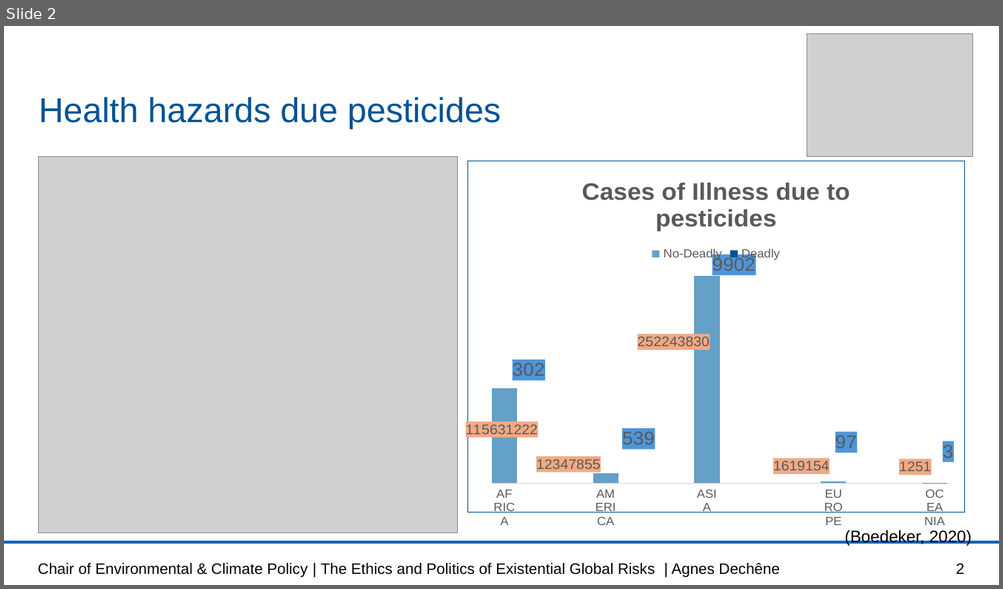
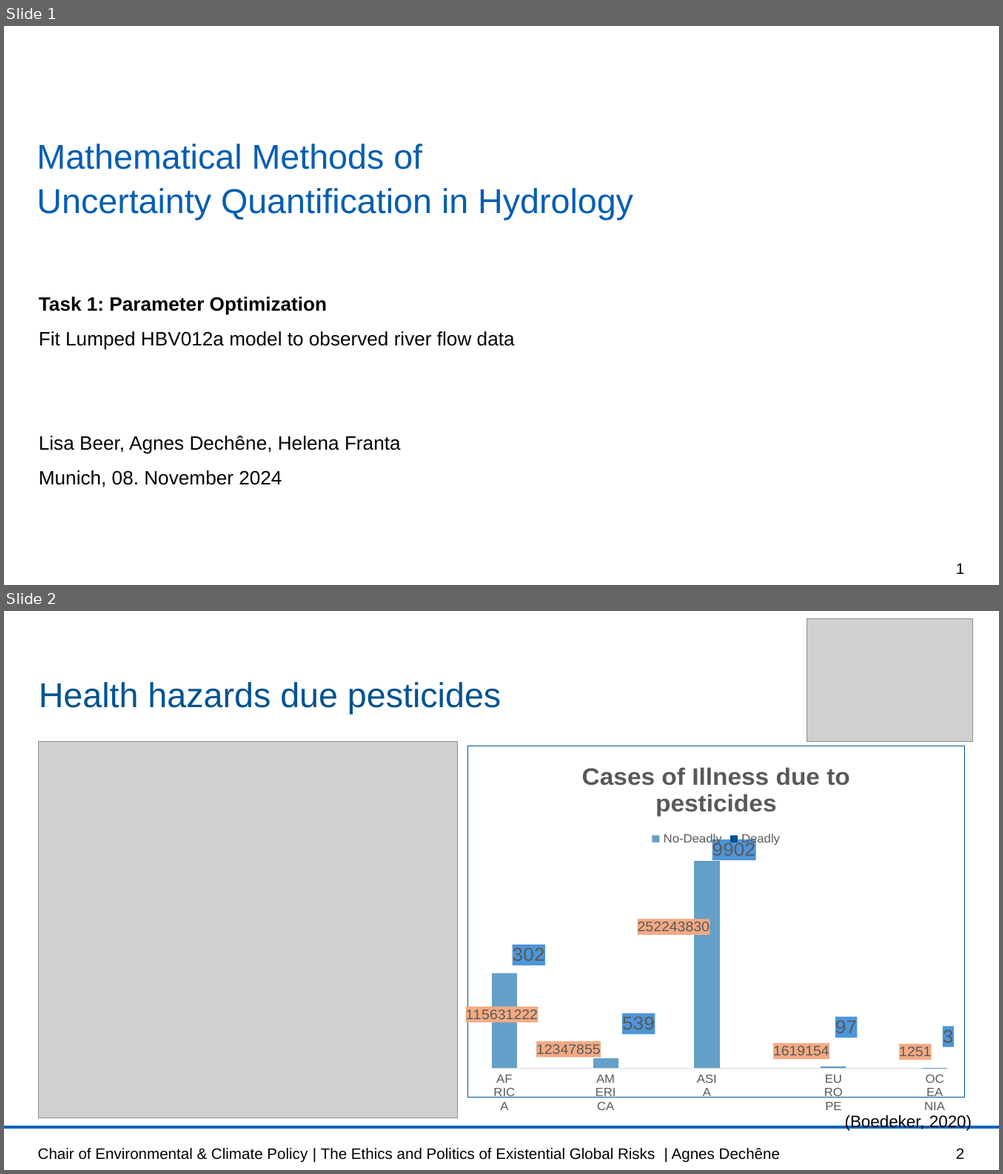
Before and after one commit to lisab00/UncertaintyQuantificationHydrology, a slide deck: MMUQ_task1.pptx. Shown one above the other, each under a label of ours: slide 2 before the commit, slides 1 and 2 after it. The pictures are 1003x589 and 1003x1174 pixels, drawn with LibreOffice and Linux fonts; fonts in the diff are those of the drawing; grey boxes stand for pictures; background and template pictures are left out. Boxes give left, top, right and bottom in pixels: in the first picture for what was removed or moved away, otherwise in the second. Text is boxed around its words. In the diff, an @@ line names an element or a change of style, - is before the commit and + after.

```diff
--- a/MMUQ_task1.pptx
+++ b/MMUQ_task1.pptx
@@ slide 1 added at [4, 26, 999, 585], background #FFFFFF @@
@@ title added at [37, 144, 633, 220], 25 pt, text #045EB2 @@
+Mathematical Methods of
+Uncertainty Quantification in Hydrology
@@ text added at [39, 297, 515, 488], 14 pt, text #000000 @@
+Task 1: Parameter Optimization
+Fit Lumped HBV012a model to observed river flow data
+Lisa Beer, Agnes Dechêne, Helena Franta
+Munich, 08. November 2024
@@ page number added at [956, 564, 964, 574], 11 pt, text #000000 @@
+1
```
Also in this commit, not shown: 4 slides changed, 1 other slide added, 1 slide removed.
